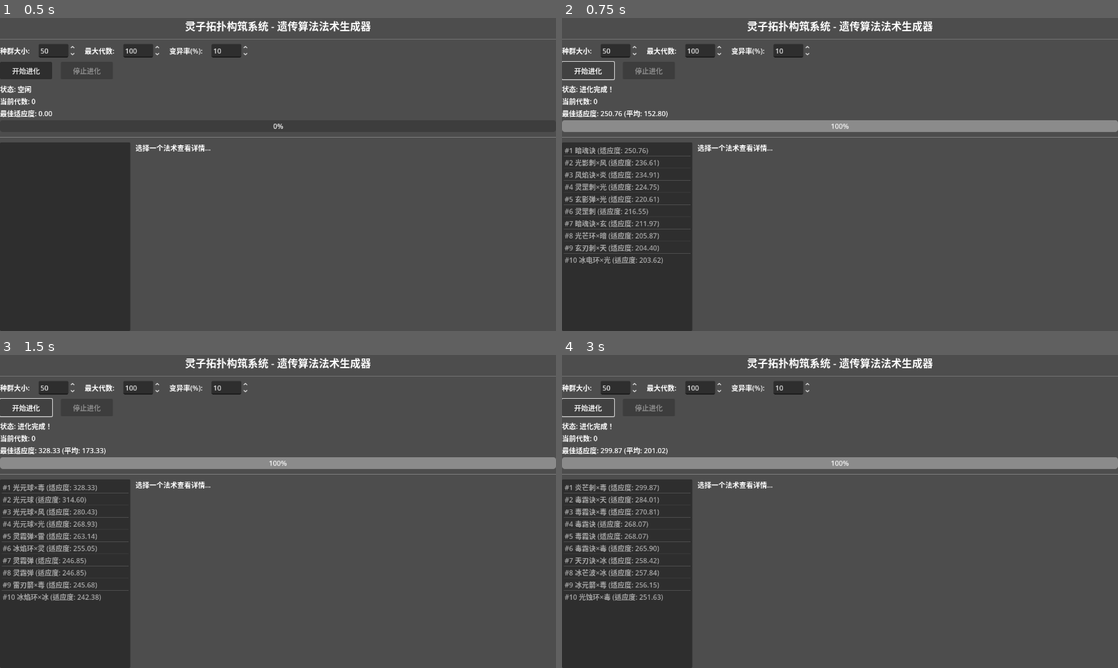
Above: before the commit, frames 1-4 (two rows, left to right).
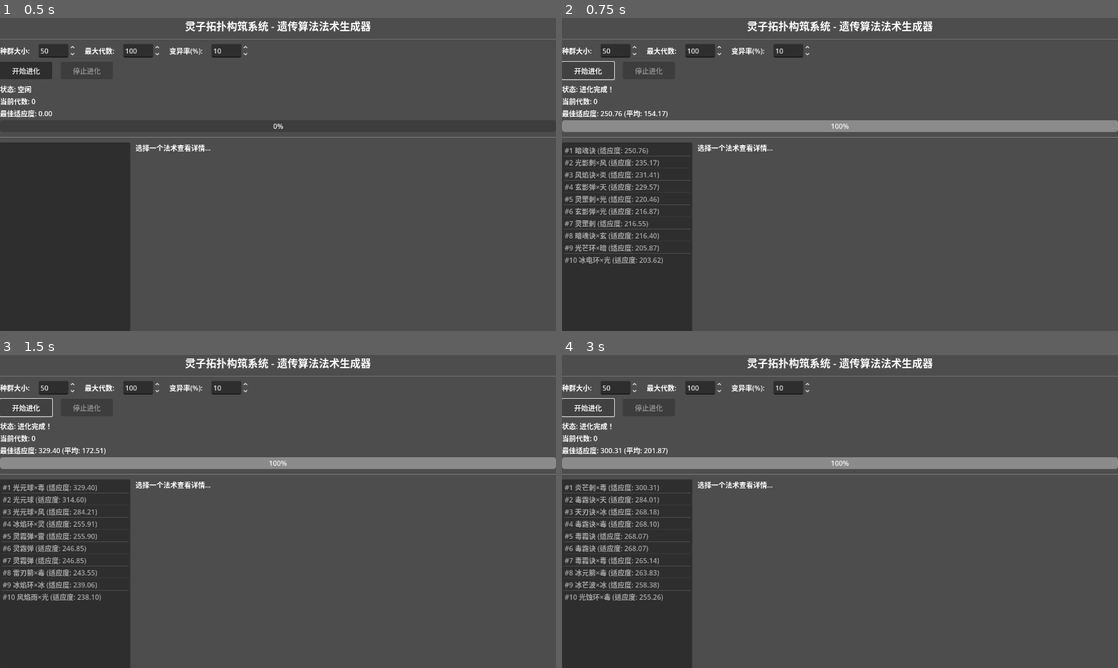
Above: after the commit, the same moments.

Repository: gdszyy/lingzi-topology-system
Game: Godot game, scene res://scenes/test/test_main.tscn
Two runs of this game, one before a commit and one after it. Both use one fixed random seed, a clock stepped at 60 frames per second and the inputs below.
Inputs:
- Up to frame 1 (0.5 s): no input
- Up to frame 2 (0.75 s): click "开始进化" at 0.5 s
- Up to frame 3 (1.5 s): click "开始进化" at 1.25 s
- Up to frame 4 (3 s): click "开始进化" at 2 s; tap Enter at 2.75 s

Frame 1 is identical in both runs. In frame 2, 0.7% of the frame differs, in the area x 2-19%, y 29-75%; in frame 3, 0.7%; in frame 4, 0.6%.
Error before the commit: Invalid call. Nonexistent function 'new' in base 'Node (spell_factory.gd)'. (res://scripts/genetic_algorithm/genetic_operators.gd:220)

Commit message:
fix: 修复 GeneticOperators 中的 SpellFactory 调用问题
- 将 SpellFactory.new() 调用改为内部辅助函数
- 添加 _generate_random_rule(), _generate_random_trigger(), _generate_random_action()
- SpellFactory 是单例节点，不能直接 new()

Diff:
--- a/scripts/genetic_algorithm/genetic_operators.gd
+++ b/scripts/genetic_algorithm/genetic_operators.gd
@@ -175,7 +175,7 @@
 func _mutate_rules_structure(spell: SpellCoreData) -> void:
 	# 添加新规则
 	if randf() < mutation_config.add_rule_rate and spell.topology_rules.size() < mutation_config.max_rules:
-		var new_rule = SpellFactory.new()._generate_random_rule()
+		var new_rule = _generate_random_rule()
 		new_rule.rule_name = "变异规则_%d" % spell.topology_rules.size()
 		spell.topology_rules.append(new_rule)
 
@@ -188,7 +188,7 @@
 func _mutate_rule(rule: TopologyRuleData) -> void:
 	# 触发器变异
 	if randf() < mutation_config.replace_trigger_rate:
-		rule.trigger = SpellFactory.new()._generate_random_trigger()
+		rule.trigger = _generate_random_trigger()
 	elif rule.trigger != null:
 		_mutate_trigger(rule.trigger)
 
@@ -217,7 +217,7 @@
 func _mutate_actions_structure(rule: TopologyRuleData) -> void:
 	# 添加动作
 	if randf() < mutation_config.add_action_rate and rule.actions.size() < mutation_config.max_actions_per_rule:
-		var new_action = SpellFactory.new()._generate_random_action(false)  # 不生成裂变
+		var new_action = _generate_random_action(false)  # 不生成裂变
 		rule.actions.append(new_action)
 
 	# 删除动作
@@ -292,3 +292,89 @@
 		if rule.actions.is_empty():
 			var damage = DamageActionData.new()
 			rule.actions.append(damage)
+
+
+# ==================== 辅助生成函数 ====================
+
+## 生成随机规则
+func _generate_random_rule() -> TopologyRuleData:
+	var rule = TopologyRuleData.new()
+	rule.rule_name = "规则_%d" % randi()
+	rule.trigger = _generate_random_trigger()
+
+	# 添加1-3个动作
+	var action_count = randi_range(1, 3)
+	var actions_array: Array[ActionData] = []
+	for i in range(action_count):
+		actions_array.append(_generate_random_action(i == 0))  # 只有第一个动作可能是裂变
+	rule.actions = actions_array
+
+	return rule
+
+## 生成随机触发器
+func _generate_random_trigger() -> TriggerData:
+	var trigger_type = randi() % 4  # 0-3
+	var trigger: TriggerData
+
+	match trigger_type:
+		TriggerData.TriggerType.ON_CONTACT:
+			trigger = TriggerData.new()
+			trigger.trigger_type = TriggerData.TriggerType.ON_CONTACT
+		TriggerData.TriggerType.ON_TIMER:
+			var timer_trigger = OnTimerTrigger.new()
+			timer_trigger.delay = randf_range(0.5, 3.0)
+			timer_trigger.repeat_interval = randf_range(0.5, 2.0) if randf() < 0.3 else 0.0
+			trigger = timer_trigger
+		TriggerData.TriggerType.ON_PROXIMITY:
+			var prox_trigger = OnProximityTrigger.new()
+			prox_trigger.detection_radius = randf_range(50.0, 200.0)
+			trigger = prox_trigger
+		_:
+			trigger = TriggerData.new()
+			trigger.trigger_type = TriggerData.TriggerType.ON_DEATH
+
+	trigger.trigger_once = randf() > 0.3
+	return trigger
+
+## 生成随机动作
+func _generate_random_action(allow_fission: bool = true) -> ActionData:
+	var action_type = randi() % 4  # 0-3
+
+	# 控制裂变的生成概率
+	if action_type == ActionData.ActionType.FISSION and (not allow_fission or randf() > 0.4):
+		action_type = ActionData.ActionType.DAMAGE
+
+	match action_type:
+		ActionData.ActionType.DAMAGE:
+			var damage = DamageActionData.new()
+			damage.damage_value = randf_range(5.0, 40.0)
+			damage.damage_type = randi() % 4
+			damage.damage_multiplier = randf_range(0.8, 1.5)
+			return damage
+
+		ActionData.ActionType.FISSION:
+			var fission = FissionActionData.new()
+			fission.spawn_count = randi_range(2, 8)
+			fission.spread_angle = randf_range(30.0, 180.0)
+			fission.inherit_velocity = randf_range(0.3, 1.0)
+			return fission
+
+		ActionData.ActionType.APPLY_STATUS:
+			var status = ApplyStatusActionData.new()
+			status.status_type = randi() % 6
+			status.duration = randf_range(1.0, 5.0)
+			status.effect_value = randf_range(2.0, 15.0)
+			return status
+
+		ActionData.ActionType.AREA_EFFECT:
+			var area = AreaEffectActionData.new()
+			area.area_shape = randi() % 4
+			area.radius = randf_range(30.0, 120.0)
+			area.damage_value = randf_range(5.0, 30.0)
+			area.duration = randf_range(0.0, 2.0)
+			return area
+
+		_:
+			var damage = DamageActionData.new()
+			damage.damage_value = randf_range(5.0, 40.0)
+			return damage
